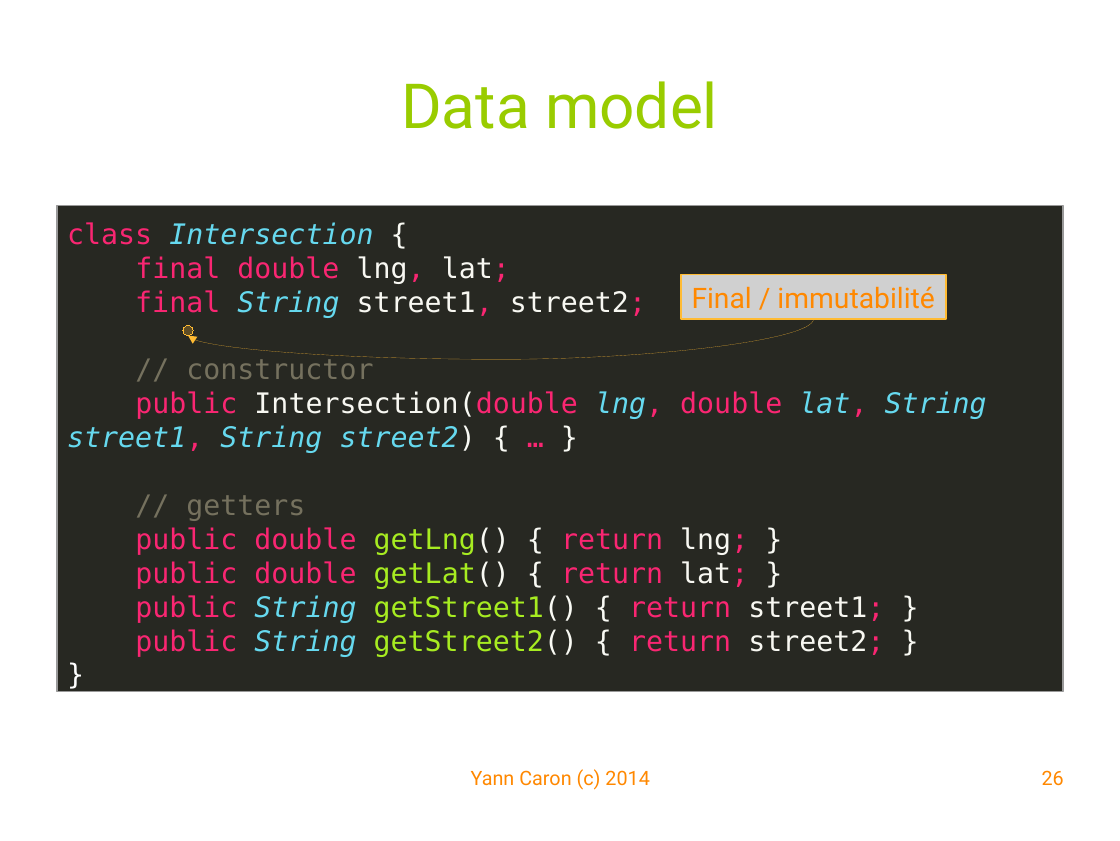
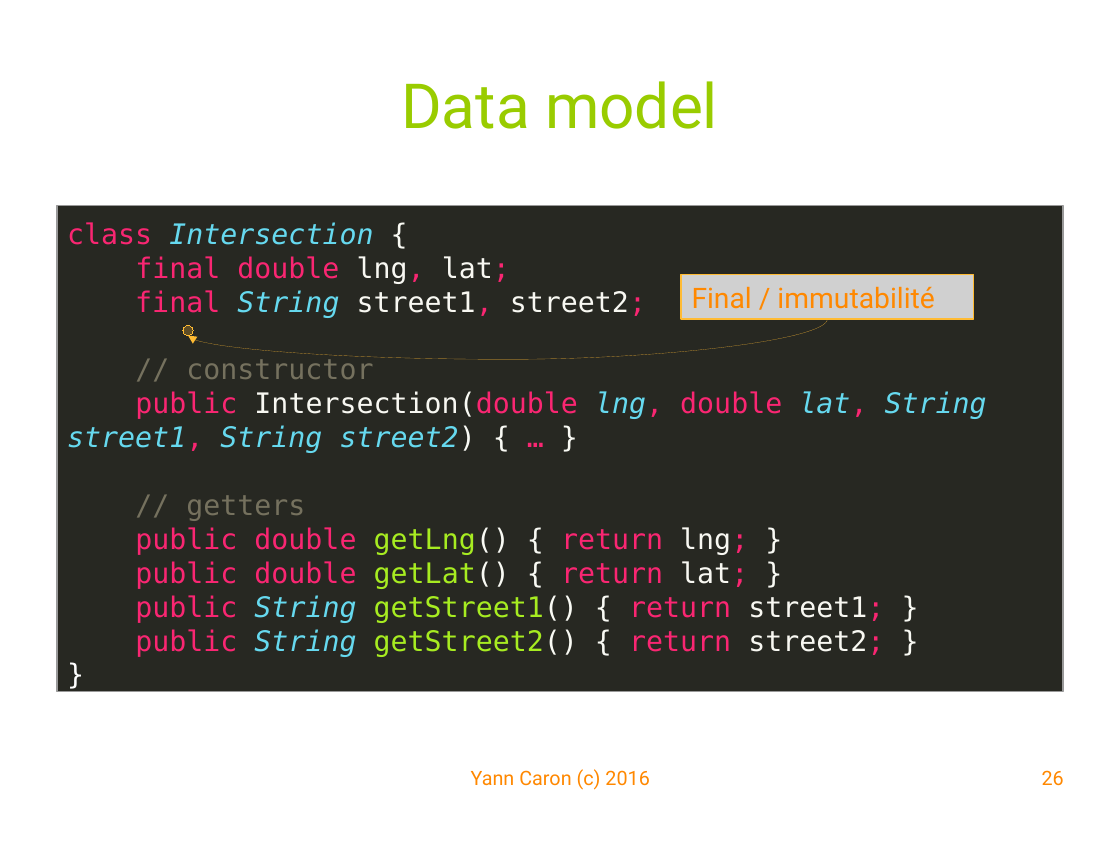
Before and after one commit to YannCaron/Android-ENSG, a slide deck: slide 26 of 09 - WebServices.odp. Drawn at 1120x841 pixels with LibreOffice and Linux fonts; fonts in the diff are those of the drawing; grey boxes stand for pictures; background and template pictures are left out. Boxes give left, top, right and bottom in pixels: in the first picture for what was removed or moved away, otherwise in the second. Text is boxed around its words. In the diff, an @@ line names an element or a change of style, - is before the commit and + after.

```diff
--- a/09 - WebServices.odp
+++ b/09 - WebServices.odp
@@ picture "Final / immutabilité": place and size @@
-picture "Final / immutabilité" at (681, 274, 946, 319)
+picture "Final / immutabilité" at (681, 274, 974, 319)
@@ curved arrow moved from (813, 319) - (188, 335) to (827, 319) - (188, 335) @@
@@ text at (471, 769, 649, 790): text changed @@
-Yann Caron (c) 2014
+Yann Caron (c) 2016
```
Also in this commit, not shown: 45 other slides changed, 3 other files.
